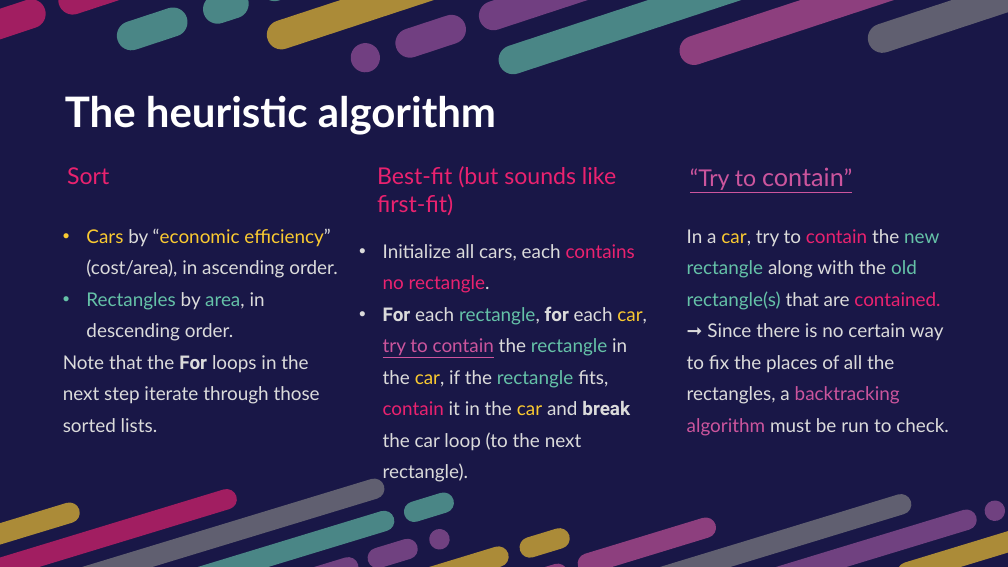
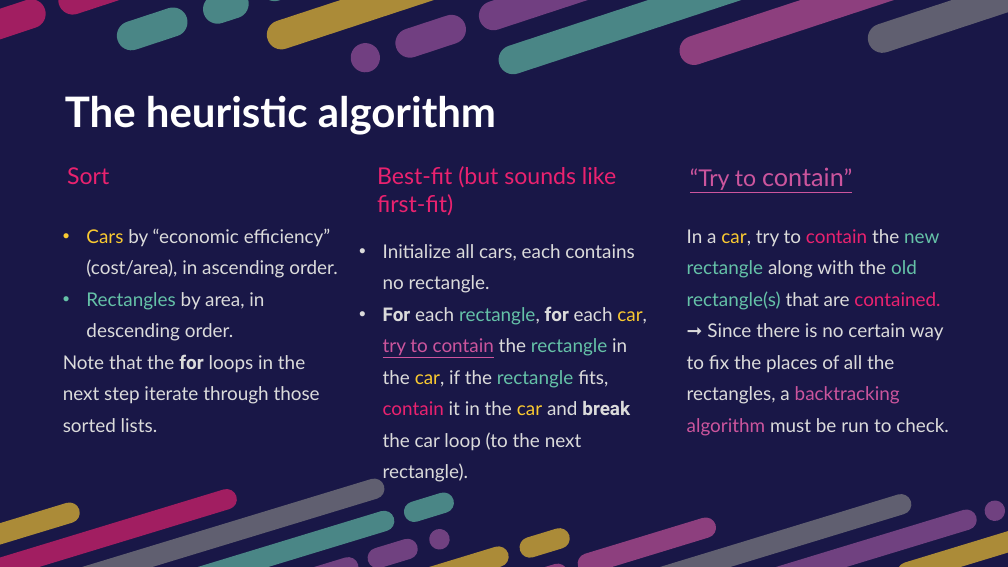
Before and after one commit to htnminh/optimization-project, a slide deck: slide 31 of presentation/General 2D Bin Packing Problem.pptx. Drawn at 1008x567 pixels with LibreOffice and Linux fonts; fonts in the diff are those of the drawing. Boxes give left, top, right and bottom in pixels: in the first picture for what was removed or moved away, otherwise in the second. Text is boxed around its words. In the diff, an @@ line names an element or a change of style, - is before the commit and + after.

Commit message:
UPDATE: FINISH PRESENTATION

```diff
--- a/presentation/General 2D Bin Packing Problem.pptx
+++ b/presentation/General 2D Bin Packing Problem.pptx
@@ text at (86, 228, 337, 341): text colour #FACA31 to #DBDBDB in "“economic efficiency”"; text colour #65C2A8 to #DBDBDB in "area," @@
@@ text at (383, 244, 634, 293): text colour #EA226F to #DBDBDB in "contains no rectangle." @@
@@ text at (63, 354, 320, 432): text changed @@
-Note that the For loops in the next step iterate through those sorted lists.
+Note that the for loops in the next step iterate through those sorted lists.
```
Also in this commit, not shown: 4 other slides changed, 1 other file.
